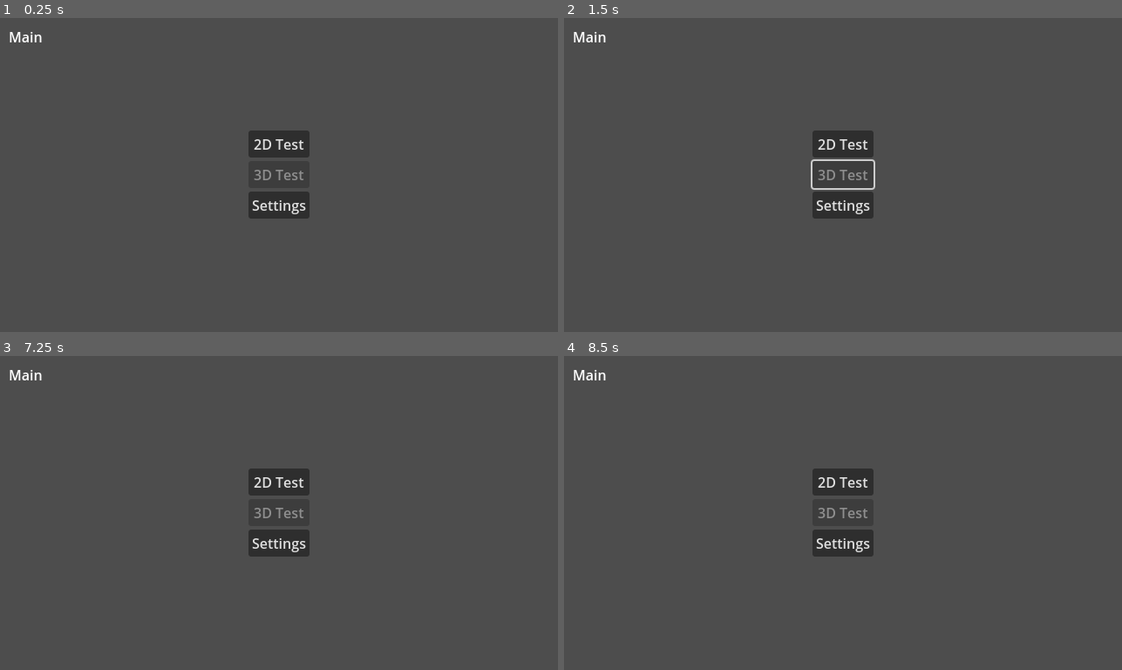
Above: before the commit, frames 1-4 (two rows, left to right).
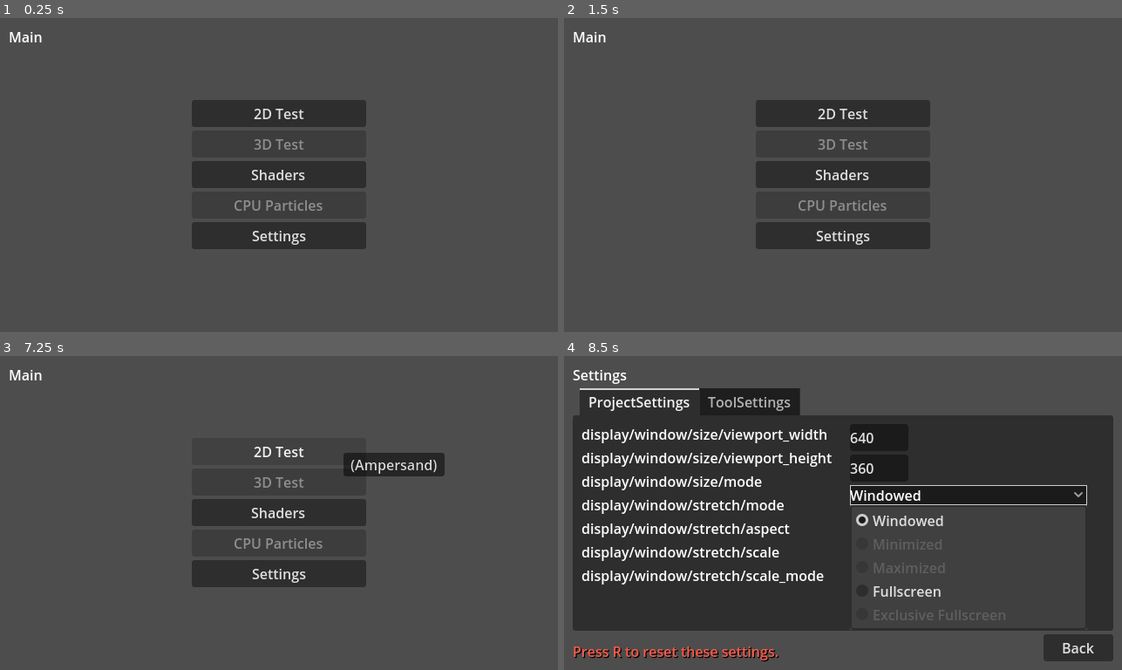
Above: after the commit, the same moments.

Repository: pkostic-dev/tool-web-test
Game: Godot game, scene res://scenes/main/main.tscn
The game is run twice, just before and just after one commit, with the same random seed, the same clock (stepped at 60 frames per second) and the same inputs.
Inputs (mouse positions are in pixels of both pictures, inside the frame that each line leads up to):
- Up to frame 1 (0.25 s): no input
- Up to frame 2 (1.5 s): click (843, 175) at 0.5 s, where only the run after the commit has a clickable "Shaders"; click (1077, 310) at 1.25 s, where only the run after the commit has a clickable "Back"
- Up to frame 3 (7.25 s): click "2D Test" at 2 s; click "Back" at 2.75 s; click "Settings" at 3.5 s; click "Back" at 4.25 s; tap Enter at 5 s; move the mouse to (401, 497) at 5.02 s; hold Right (ui_right) 5.03-5.78 s; hold 1 (zoom_1) 5.03-5.78 s; click (401, 497) at 5.17 s; tap R (reset) at 5.75, 6.5 s; move the mouse to (167, 528) at 5.77 s; hold Down (ui_down) 5.78-6.53 s; tap 2 (zoom_2) at 5.85 s; move the mouse to (334, 443) at 6.52 s; hold Right (ui_right) from 6.53 s (still down); hold 3 (zoom_3) from 6.53 s (still down)
- Up to frame 4 (8.5 s): move the mouse to (815, 575) at 7.27 s; release Right (ui_right) at 7.28 s; release 3 (zoom_3) at 7.28 s; hold Up (ui_up) 7.28-8 s; tap 4 (zoom_4) at 7.35 s; click (815, 575) at 7.42 s; click (965, 494) at 8 s, where only the run after the commit has a clickable "Windowed"

The runs differ from the first frame. In frame 1, 7.7% of the frame differs, in the area x 34-66%, y 26-74%; in frame 2, 7.8%; in frame 3, 6.4%; in frame 4, 54%, in the area x 1-99%, y 4-98%.

Commit message:
Add shaders

Diff:
--- /dev/null
+++ b/WebTest/scenes/cpu_particles/cpu_particles.tscn
@@ -0,0 +1,3 @@
+[gd_scene format=3 uid="uid://mq6d7rp1y17v"]
+
+[node name="CPUParticles" type="Node2D"]
--- a/WebTest/scenes/main/main.gd
+++ b/WebTest/scenes/main/main.gd
@@ -3,6 +3,8 @@
 var scene_2d_test = load("res://scenes/scene_2d/2d_test.tscn") as PackedScene
 var scene_3d_test = load("res://scenes/scene_3d/3d_test.tscn") as PackedScene
 var scene_settings = load("res://scenes/settings/settings.tscn") as PackedScene
+var scene_shaders = load("res://scenes/shaders/shaders.tscn") as PackedScene
+var scene_cpu_particles = load("res://scenes/cpu_particles/cpu_particles.tscn") as PackedScene
 
 func _on_2d_test_pressed():
 	get_tree().change_scene_to_packed(scene_2d_test)
@@ -14,3 +16,11 @@
 
 func _on_3d_test_pressed():
 	get_tree().change_scene_to_packed(scene_3d_test)
+
+
+func _on_shaders_pressed():
+	get_tree().change_scene_to_packed(scene_shaders)
+
+
+func _on_cpu_particles_pressed():
+	get_tree().change_scene_to_packed(scene_cpu_particles)
--- a/WebTest/scenes/main/main.tscn
+++ b/WebTest/scenes/main/main.tscn
@@ -66,6 +66,7 @@
 layout_mode = 2
 
 [node name="VBoxContainer" type="VBoxContainer" parent="MarginContainer/CenterContainer"]
+custom_minimum_size = Vector2(200, 0)
 layout_mode = 2
 
 [node name="2DTest" type="Button" parent="MarginContainer/CenterContainer/VBoxContainer"]
@@ -79,6 +80,15 @@
 shortcut = SubResource("Shortcut_4165n")
 text = "3D Test"
 
+[node name="Shaders" type="Button" parent="MarginContainer/CenterContainer/VBoxContainer"]
+layout_mode = 2
+text = "Shaders"
+
+[node name="CPUParticles" type="Button" parent="MarginContainer/CenterContainer/VBoxContainer"]
+layout_mode = 2
+disabled = true
+text = "CPU Particles"
+
 [node name="Settings" type="Button" parent="MarginContainer/CenterContainer/VBoxContainer"]
 layout_mode = 2
 shortcut = SubResource("Shortcut_u0fn3")
@@ -86,4 +96,6 @@
 
 [connection signal="pressed" from="MarginContainer/CenterContainer/VBoxContainer/2DTest" to="." method="_on_2d_test_pressed"]
 [connection signal="pressed" from="MarginContainer/CenterContainer/VBoxContainer/3DTest" to="." method="_on_3d_test_pressed"]
+[connection signal="pressed" from="MarginContainer/CenterContainer/VBoxContainer/Shaders" to="." method="_on_shaders_pressed"]
+[connection signal="pressed" from="MarginContainer/CenterContainer/VBoxContainer/CPUParticles" to="." method="_on_cpu_particles_pressed"]
 [connection signal="pressed" from="MarginContainer/CenterContainer/VBoxContainer/Settings" to="." method="_on_settings_pressed"]
--- /dev/null
+++ b/WebTest/scenes/shaders/shaders.gd
@@ -0,0 +1,6 @@
+extends Control
+
+var scene_main = load("res://scenes/main/main.tscn") as PackedScene
+
+func _on_back_pressed():
+	get_tree().change_scene_to_packed(scene_main)
--- /dev/null
+++ b/WebTest/scenes/shaders/shaders.tscn
@@ -0,0 +1,238 @@
+[gd_scene load_steps=22 format=3 uid="uid://b6verfa8xjl4v"]
+
+[ext_resource type="Script" path="res://scenes/shaders/shaders.gd" id="1_f1fi4"]
+[ext_resource type="Shader" path="res://shaders/aura.gdshader" id="2_vtv4r"]
+[ext_resource type="Texture2D" uid="uid://dbqquq6h7aafu" path="res://images/pisilohepunane3.png" id="3_sopuq"]
+[ext_resource type="Shader" path="res://shaders/blur.gdshader" id="4_wbyky"]
+[ext_resource type="Shader" path="res://shaders/dissintegrate.gdshader" id="5_y4xvs"]
+[ext_resource type="Shader" path="res://shaders/fatty.gdshader" id="6_mpc4g"]
+[ext_resource type="Shader" path="res://shaders/glow.gdshader" id="7_8jiqt"]
+[ext_resource type="Shader" path="res://shaders/offsetshadow.gdshader" id="8_4vrbu"]
+[ext_resource type="Shader" path="res://shaders/outline.gdshader" id="9_fwqeu"]
+[ext_resource type="Shader" path="res://shaders/silouette.gdshader" id="10_uafx5"]
+[ext_resource type="Shader" path="res://shaders/dropshadow.gdshader" id="11_u14dg"]
+[ext_resource type="Shortcut" uid="uid://ck38hryheyrjn" path="res://resources/back_shortcut.tres" id="12_q5mv1"]
+
+[sub_resource type="ShaderMaterial" id="ShaderMaterial_12gpi"]
+shader = ExtResource("2_vtv4r")
+shader_parameter/aura_width = 1.0
+shader_parameter/aura_color = Color(0, 0.403922, 0.498039, 1)
+
+[sub_resource type="ShaderMaterial" id="ShaderMaterial_26rn7"]
+shader = ExtResource("4_wbyky")
+shader_parameter/radius = 2.0
+
+[sub_resource type="ShaderMaterial" id="ShaderMaterial_bdjfi"]
+shader = ExtResource("5_y4xvs")
+shader_parameter/amount = 1.0
+
+[sub_resource type="ShaderMaterial" id="ShaderMaterial_sxxyp"]
+shader = ExtResource("6_mpc4g")
+shader_parameter/fattyness = 1.3
+
+[sub_resource type="ShaderMaterial" id="ShaderMaterial_ni0fu"]
+shader = ExtResource("7_8jiqt")
+shader_parameter/radius = 2.0
+shader_parameter/amount = 2.0
+
+[sub_resource type="ShaderMaterial" id="ShaderMaterial_2sh7k"]
+shader = ExtResource("8_4vrbu")
+shader_parameter/offset = Vector2(4, 4)
+shader_parameter/modulate = Color(0.2, 0, 0.188235, 1)
+
+[sub_resource type="ShaderMaterial" id="ShaderMaterial_27kf0"]
+shader = ExtResource("9_fwqeu")
+shader_parameter/outline_width = 1.0
+shader_parameter/outline_color = Color(0.270588, 0.631373, 0, 1)
+
+[sub_resource type="ShaderMaterial" id="ShaderMaterial_pgvcb"]
+shader = ExtResource("10_uafx5")
+shader_parameter/modulate = Color(1, 1, 1, 1)
+shader_parameter/active = true
+
+[sub_resource type="ShaderMaterial" id="ShaderMaterial_s12o3"]
+shader = ExtResource("11_u14dg")
+shader_parameter/radius = 2.0
+shader_parameter/modulate = null
+
+[node name="Shaders" type="Control"]
+layout_mode = 3
+anchors_preset = 15
+anchor_right = 1.0
+anchor_bottom = 1.0
+grow_horizontal = 2
+grow_vertical = 2
+script = ExtResource("1_f1fi4")
+
+[node name="MarginContainer" type="MarginContainer" parent="."]
+layout_mode = 1
+anchors_preset = 15
+anchor_right = 1.0
+anchor_bottom = 1.0
+grow_horizontal = 2
+grow_vertical = 2
+theme_override_constants/margin_left = 10
+theme_override_constants/margin_top = 10
+theme_override_constants/margin_right = 10
+theme_override_constants/margin_bottom = 10
+
+[node name="CenterContainer" type="CenterContainer" parent="MarginContainer"]
+layout_mode = 2
+
+[node name="FlowContainer" type="GridContainer" parent="MarginContainer/CenterContainer"]
+layout_mode = 2
+columns = 3
+
+[node name="Aura" type="VBoxContainer" parent="MarginContainer/CenterContainer/FlowContainer"]
+layout_mode = 2
+theme_override_constants/separation = 0
+
+[node name="TextureRect" type="TextureRect" parent="MarginContainer/CenterContainer/FlowContainer/Aura"]
+material = SubResource("ShaderMaterial_12gpi")
+layout_mode = 2
+texture = ExtResource("3_sopuq")
+stretch_mode = 5
+
+[node name="Label" type="Label" parent="MarginContainer/CenterContainer/FlowContainer/Aura"]
+layout_mode = 2
+theme_override_font_sizes/font_size = 14
+text = "Aura"
+horizontal_alignment = 1
+
+[node name="Blur" type="VBoxContainer" parent="MarginContainer/CenterContainer/FlowContainer"]
+layout_mode = 2
+theme_override_constants/separation = 0
+
+[node name="TextureRect" type="TextureRect" parent="MarginContainer/CenterContainer/FlowContainer/Blur"]
+material = SubResource("ShaderMaterial_26rn7")
+layout_mode = 2
+texture = ExtResource("3_sopuq")
+stretch_mode = 5
+
+[node name="Label" type="Label" parent="MarginContainer/CenterContainer/FlowContainer/Blur"]
+layout_mode = 2
+theme_override_font_sizes/font_size = 14
+text = "Blur"
+horizontal_alignment = 1
+
+[node name="Dissintegrate" type="VBoxContainer" parent="MarginContainer/CenterContainer/FlowContainer"]
+layout_mode = 2
+theme_override_constants/separation = 0
+
+[node name="TextureRect" type="TextureRect" parent="MarginContainer/CenterContainer/FlowContainer/Dissintegrate"]
+material = SubResource("ShaderMaterial_bdjfi")
+layout_mode = 2
+texture = ExtResource("3_sopuq")
+stretch_mode = 5
+
+[node name="Label" type="Label" parent="MarginContainer/CenterContainer/FlowContainer/Dissintegrate"]
+layout_mode = 2
+theme_override_font_sizes/font_size = 14
+text = "Dissintegrate"
+horizontal_alignment = 1
+
+[node name="Fisheye" type="VBoxContainer" parent="MarginContainer/CenterContainer/FlowContainer"]
+layout_mode = 2
+theme_override_constants/separation = 0
+
+[node name="TextureRect" type="TextureRect" parent="MarginContainer/CenterContainer/FlowContainer/Fisheye"]
+material = SubResource("ShaderMaterial_sxxyp")
+layout_mode = 2
+texture = ExtResource("3_sopuq")
+stretch_mode = 5
+
+[node name="Label" type="Label" parent="MarginContainer/CenterContainer/FlowContainer/Fisheye"]
+layout_mode = 2
+theme_override_font_sizes/font_size = 14
+text = "Fisheye"
+horizontal_alignment = 1
+
+[node name="Glow" type="VBoxContainer" parent="MarginContainer/CenterContainer/FlowContainer"]
+layout_mode = 2
+theme_override_constants/separation = 0
+
+[node name="TextureRect" type="TextureRect" parent="MarginContainer/CenterContainer/FlowContainer/Glow"]
+material = SubResource("ShaderMaterial_ni0fu")
+layout_mode = 2
+texture = ExtResource("3_sopuq")
+stretch_mode = 5
+
+[node name="Label" type="Label" parent="MarginContainer/CenterContainer/FlowContainer/Glow"]
+layout_mode = 2
+theme_override_font_sizes/font_size = 14
+text = "Glow"
+horizontal_alignment = 1
+
+[node name="OffsetShadow" type="VBoxContainer" parent="MarginContainer/CenterContainer/FlowContainer"]
+layout_mode = 2
+theme_override_constants/separation = 0
+
+[node name="TextureRect" type="TextureRect" parent="MarginContainer/CenterContainer/FlowContainer/OffsetShadow"]
+material = SubResource("ShaderMaterial_2sh7k")
+layout_mode = 2
+texture = ExtResource("3_sopuq")
+stretch_mode = 5
+
+[node name="Label" type="Label" parent="MarginContainer/CenterContainer/FlowContainer/OffsetShadow"]
+layout_mode = 2
+theme_override_font_sizes/font_size = 14
+text = "Offset Shadow"
+horizontal_alignment = 1
+
+[node name="Outline" type="VBoxContainer" parent="MarginContainer/CenterContainer/FlowContainer"]
+layout_mode = 2
+theme_override_constants/separation = 0
+
+[node name="TextureRect" type="TextureRect" parent="MarginContainer/CenterContainer/FlowContainer/Outline"]
+material = SubResource("ShaderMaterial_27kf0")
+layout_mode = 2
+texture = ExtResource("3_sopuq")
+stretch_mode = 5
+
+[node name="Label" type="Label" parent="MarginContainer/CenterContainer/FlowContainer/Outline"]
+layout_mode = 2
+theme_override_font_sizes/font_size = 14
+text = "Outline"
+horizontal_alignment = 1
+
+[node name="Silouette" type="VBoxContainer" parent="MarginContainer/CenterContainer/FlowContainer"]
+layout_mode = 2
+theme_override_constants/separation = 0
+
+[node name="TextureRect" type="TextureRect" parent="MarginContainer/CenterContainer/FlowContainer/Silouette"]
+material = SubResource("ShaderMaterial_pgvcb")
+layout_mode = 2
+texture = ExtResource("3_sopuq")
+stretch_mode = 5
+
+[node name="Label" type="Label" parent="MarginContainer/CenterContainer/FlowContainer/Silouette"]
+layout_mode = 2
+theme_override_font_sizes/font_size = 14
+text = "Silouette"
+horizontal_alignment = 1
+
+[node name="DropShadow" type="VBoxContainer" parent="MarginContainer/CenterContainer/FlowContainer"]
+layout_mode = 2
+theme_override_constants/separation = 0
+
+[node name="TextureRect" type="TextureRect" parent="MarginContainer/CenterContainer/FlowContainer/DropShadow"]
+material = SubResource("ShaderMaterial_s12o3")
+layout_mode = 2
+texture = ExtResource("3_sopuq")
+stretch_mode = 5
+
+[node name="Label" type="Label" parent="MarginContainer/CenterContainer/FlowContainer/DropShadow"]
+layout_mode = 2
+theme_override_font_sizes/font_size = 14
+text = "Drop Shadow"
+horizontal_alignment = 1
+
+[node name="Back" type="Button" parent="MarginContainer"]
+custom_minimum_size = Vector2(80, 0)
+layout_mode = 2
+size_flags_horizontal = 8
+size_flags_vertical = 8
+shortcut = ExtResource("12_q5mv1")
+text = "Back"
+
+[connection signal="pressed" from="MarginContainer/Back" to="." method="_on_back_pressed"]
--- /dev/null
+++ b/WebTest/shaders/aura.gdshader
@@ -0,0 +1,35 @@
+shader_type canvas_item;
+render_mode blend_premul_alpha;
+
+// This shader only works properly with premultiplied alpha blend mode.
+uniform float aura_width = 2.0;
+uniform vec4 aura_color : source_color;
+
+void fragment() {
+	vec4 col = texture(TEXTURE, UV);
+	vec2 ps = TEXTURE_PIXEL_SIZE;
+	float a;
+	float maxa = col.a;
+	float mina = col.a;
+
+	a = texture(TEXTURE, UV + vec2(0.0, -aura_width) * ps).a;
+	maxa = max(a, maxa);
+	mina = min(a, mina);
+
+	a = texture(TEXTURE, UV + vec2(0.0, aura_width) * ps).a;
+	maxa = max(a, maxa);
+	mina = min(a, mina);
+
+	a = texture(TEXTURE, UV + vec2(-aura_width, 0.0) * ps).a;
+	maxa = max(a, maxa);
+	mina = min(a, mina);
+
+	a = texture(TEXTURE, UV + vec2(aura_width, 0.0) * ps).a;
+	maxa = max(a, maxa);
+	mina = min(a, mina);
+
+	col.rgb *= col.a;
+
+	COLOR = col;
+	COLOR.rgb += aura_color.rgb * (maxa - mina);
+}
--- /dev/null
+++ b/WebTest/shaders/blur.gdshader
@@ -0,0 +1,17 @@
+shader_type canvas_item;
+render_mode blend_mix;
+
+uniform float radius = 4.0;
+
+void fragment() {
+	vec4 col = texture(TEXTURE, UV);
+	vec2 ps = TEXTURE_PIXEL_SIZE;
+
+	col += texture(TEXTURE, UV + vec2(0.0, -radius) * ps);
+	col += texture(TEXTURE, UV + vec2(0.0, radius) * ps);
+	col += texture(TEXTURE, UV + vec2(-radius, 0.0) * ps);
+	col += texture(TEXTURE, UV + vec2(radius, 0.0) * ps);
+	col /= 5.0;
+
+	COLOR = col;
+}
--- /dev/null
+++ b/WebTest/shaders/dissintegrate.gdshader
@@ -0,0 +1,14 @@
+shader_type canvas_item;
+render_mode blend_mix;
+
+uniform float amount = 20.0;
+
+void fragment() {
+	vec2 uv = UV * 0.05;
+	float a = fract(sin(dot(UV, vec2(12.9898, 78.233))) * 438.5453);
+	vec4 col = texture(TEXTURE, UV);
+
+	col.a *= pow(a, amount);
+
+	COLOR = col;
+}
--- /dev/null
+++ b/WebTest/shaders/dropshadow.gdshader
@@ -0,0 +1,24 @@
+shader_type canvas_item;
+render_mode blend_mix;
+
+uniform float radius = 5.0;
+uniform vec4 modulate : source_color;
+
+void fragment() {
+	vec2 ps = TEXTURE_PIXEL_SIZE;
+
+	vec4 shadow = texture(TEXTURE, UV + vec2(-radius, -radius) * ps);
+
+	shadow += texture(TEXTURE, UV + vec2(-radius, 0.0) * ps);
+	shadow += texture(TEXTURE, UV + vec2(-radius, radius) * ps);
+	shadow += texture(TEXTURE, UV + vec2(0.0, -radius) * ps);
+	shadow += texture(TEXTURE, UV + vec2(0.0, radius) * ps);
+	shadow += texture(TEXTURE, UV + vec2(radius, -radius) * ps);
+	shadow += texture(TEXTURE, UV + vec2(radius, 0.0) * ps);
+	shadow += texture(TEXTURE, UV + vec2(radius, radius) * ps);
+	shadow /= 8.0;
+	shadow *= modulate;
+
+	vec4 col = texture(TEXTURE, UV);
+	COLOR = mix(shadow, col, col.a);
+}
--- /dev/null
+++ b/WebTest/shaders/fatty.gdshader
@@ -0,0 +1,17 @@
+shader_type canvas_item;
+
+render_mode blend_mix;
+uniform float fattyness = 2.0;
+
+void fragment() {
+	vec2 ruv = UV - vec2(0.5, 0.5);
+	vec2 dir = normalize(ruv);
+	float len = length(ruv);
+
+	len = pow(len * 2.0, fattyness) * 0.5;
+	ruv = len * dir;
+
+	vec4 col = texture(TEXTURE, ruv + vec2(0.5, 0.5));
+
+	COLOR = col;
+}
--- /dev/null
+++ b/WebTest/shaders/glow.gdshader
@@ -0,0 +1,37 @@
+shader_type canvas_item;
+render_mode blend_premul_alpha;
+
+uniform float radius = 5.0;
+uniform float amount = 0.25;
+
+void fragment() {
+	float r = radius;
+	vec2 ps = TEXTURE_PIXEL_SIZE;
+	vec4 col = texture(TEXTURE, UV);
+	vec4 glow = col;
+
+	glow += texture(TEXTURE, UV + vec2(-r, -r) * ps);
+	glow += texture(TEXTURE, UV + vec2(-r, 0.0) * ps);
+	glow += texture(TEXTURE, UV + vec2(-r, r) * ps);
+	glow += texture(TEXTURE, UV + vec2(0.0, -r) * ps);
+	glow += texture(TEXTURE, UV + vec2(0.0, r) * ps);
+	glow += texture(TEXTURE, UV + vec2(r, -r) * ps);
+	glow += texture(TEXTURE, UV + vec2(r, 0.0) * ps);
+	glow += texture(TEXTURE, UV + vec2(r, r) * ps);
+
+	r *= 2.0;
+	glow += texture(TEXTURE, UV + vec2(-r, -r) * ps);
+	glow += texture(TEXTURE, UV + vec2(-r, 0.0) * ps);
+	glow += texture(TEXTURE, UV + vec2(-r, r) * ps);
+	glow += texture(TEXTURE, UV + vec2(0.0, -r) * ps);
+	glow += texture(TEXTURE, UV + vec2(0.0, r) * ps);
+	glow += texture(TEXTURE, UV + vec2(r, -r) * ps);
+	glow += texture(TEXTURE, UV + vec2(r, 0.0) * ps);
+	glow += texture(TEXTURE, UV + vec2(r, r) * ps);
+
+	glow /= 17.0;
+	glow *= amount;
+	col.rgb *= col.a;
+
+	COLOR = glow + col;
+}
--- /dev/null
+++ b/WebTest/shaders/offsetshadow.gdshader
@@ -0,0 +1,14 @@
+shader_type canvas_item;
+render_mode blend_mix;
+
+uniform vec2 offset = vec2(8.0, 8.0);
+uniform vec4 modulate : source_color;
+
+void fragment() {
+	vec2 ps = TEXTURE_PIXEL_SIZE;
+
+	vec4 shadow = vec4(modulate.rgb, texture(TEXTURE, UV - offset * ps).a * modulate.a);
+	vec4 col = texture(TEXTURE, UV);
+
+	COLOR = mix(shadow, col, col.a);
+}
--- /dev/null
+++ b/WebTest/shaders/outline.gdshader
@@ -0,0 +1,30 @@
+shader_type canvas_item;
+
+uniform float outline_width = 3.0;
+uniform vec4 outline_color : source_color;
+
+void fragment() {
+	vec4 col = texture(TEXTURE, UV);
+	vec2 ps = TEXTURE_PIXEL_SIZE;
+	float a;
+	float maxa = col.a;
+	float mina = col.a;
+
+	a = texture(TEXTURE, UV + vec2(0.0, -outline_width) * ps).a;
+	maxa = max(a, maxa);
+	mina = min(a, mina);
+
+	a = texture(TEXTURE, UV + vec2(0.0, outline_width) * ps).a;
+	maxa = max(a, maxa);
+	mina = min(a, mina);
+
+	a = texture(TEXTURE, UV + vec2(-outline_width, 0.0) * ps).a;
+	maxa = max(a, maxa);
+	mina = min(a, mina);
+
+	a = texture(TEXTURE, UV + vec2(outline_width, 0.0) * ps).a;
+	maxa = max(a, maxa);
+	mina = min(a, mina);
+
+	COLOR = mix(col, outline_color, maxa - mina);
+}
--- /dev/null
+++ b/WebTest/shaders/silouette.gdshader
@@ -0,0 +1,11 @@
+shader_type canvas_item;
+
+render_mode blend_mix;
+uniform vec4 modulate : source_color;
+uniform bool active = false;
+
+void fragment() {
+	if (active == true) {
+		COLOR = vec4(modulate.rgb, texture(TEXTURE, UV).a * modulate.a);
+	}
+}
Not shown, changed: WebTest/docs/credits.txt
Binary file added: WebTest/images/pisilohepunane3.png
Not shown, added: WebTest/images/pisilohepunane3.png.import
